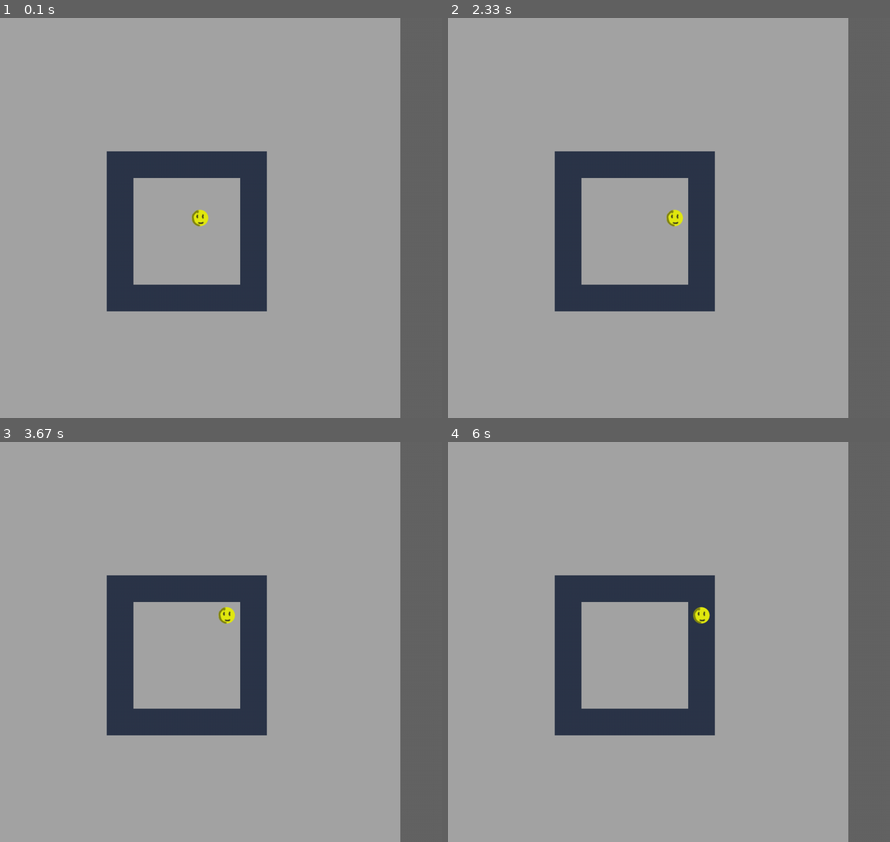
Above: before the commit, frames 1-4 (two rows, left to right).
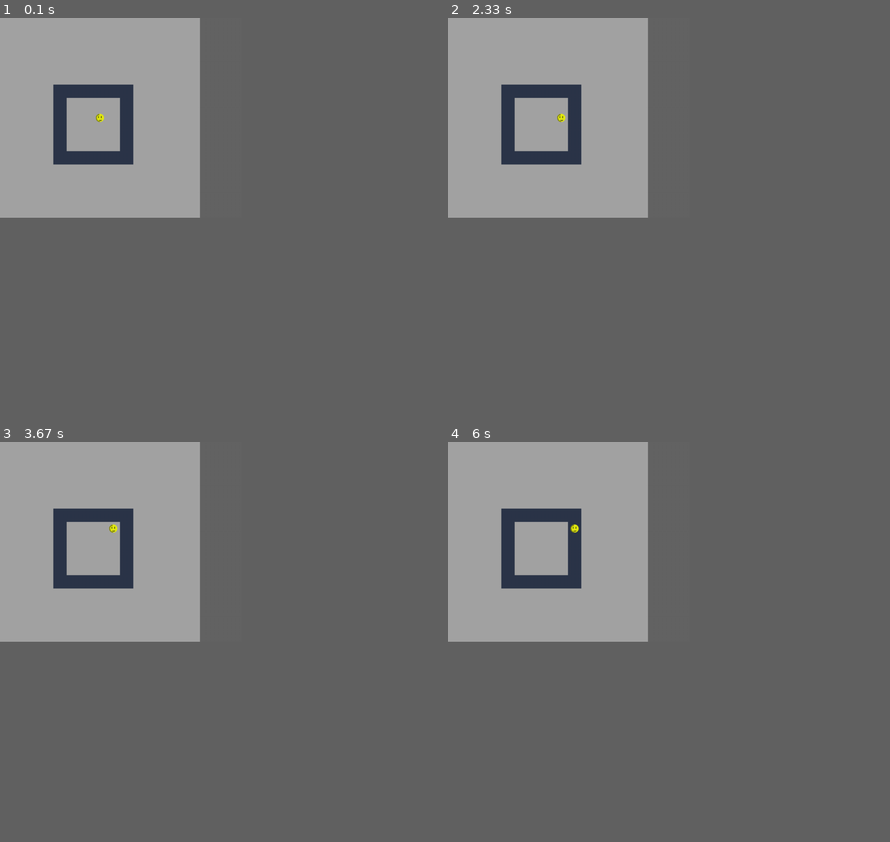
Above: after the commit, the same moments.

Repository: gmclapp/Personal_library
Game: pygame game, started from Game/main.py
The game is run twice, just before and just after one commit, with the same random seed, the same clock (stepped at 60 frames per second) and the same inputs.
Inputs:
- Up to frame 1 (0.1 s): no input
- Up to frame 2 (2.33 s): hold D 0.33-0.8 s; hold W 0.88-1.18 s; hold D 1.22-1.68 s; hold A 1.72-2.25 s; hold S from 2.28 s (still down)
- Up to frame 3 (3.67 s): release S at 2.58 s; hold A 2.62-3.02 s; hold W 3.05-3.42 s; hold D from 3.45 s (still down)
- Up to frame 4 (6 s): release D at 4.08 s; hold S 4.12-4.48 s; hold A 4.52-4.98 s; hold D 5.02-5.48 s; hold W 5.52-5.82 s; hold D from 5.85 s (still down)
In our replay, the window is 900x815 before the commit and 492x407 after it. These sizes can differ from the game's own. Grey fills any space a smaller window leaves; there, only what the larger window draws over its background counts as a difference.

The runs differ from the first frame. In frame 1, 23% of the frame differs, in the area x 12-100%, y 0-100%; in frame 2, 23%; in frame 3, 23%; in frame 4, 23%.

Commit message:
Scale graphics down
- Scaled graphics from 64px to 32px

Diff:
--- a/Game/constants.py
+++ b/Game/constants.py
@@ -7,7 +7,7 @@
 SCENE_HEIGHT_TILES = 15
 
 # Tile resolution
-RES = 64
+RES = 32
 
 SCENE_WIDTH = SCENE_WIDTH_TILES * RES
 SCENE_HEIGHT = SCENE_HEIGHT_TILES * RES
Binary file changed: Game/data/cave_floor.png
Binary file changed: Game/data/cave_wall.png
Binary file changed: Game/data/character.png
Not shown, added: Game/data/cave_floor.png~
Not shown, added: Game/data/cave_wall.png~
Not shown, changed: Game/data/character.kra
Not shown, added: Game/data/character.kra~
Not shown, added: Game/data/character.png~
